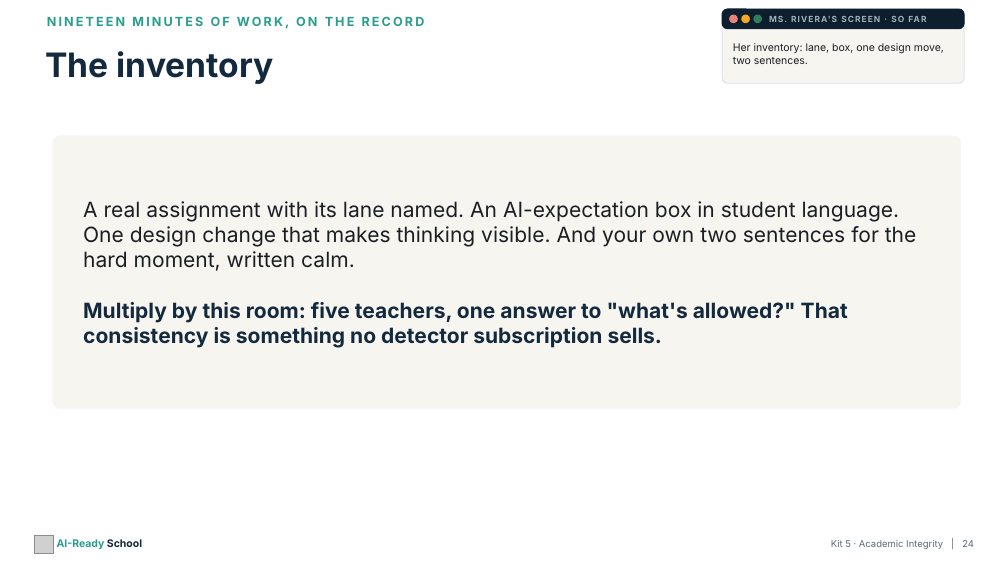
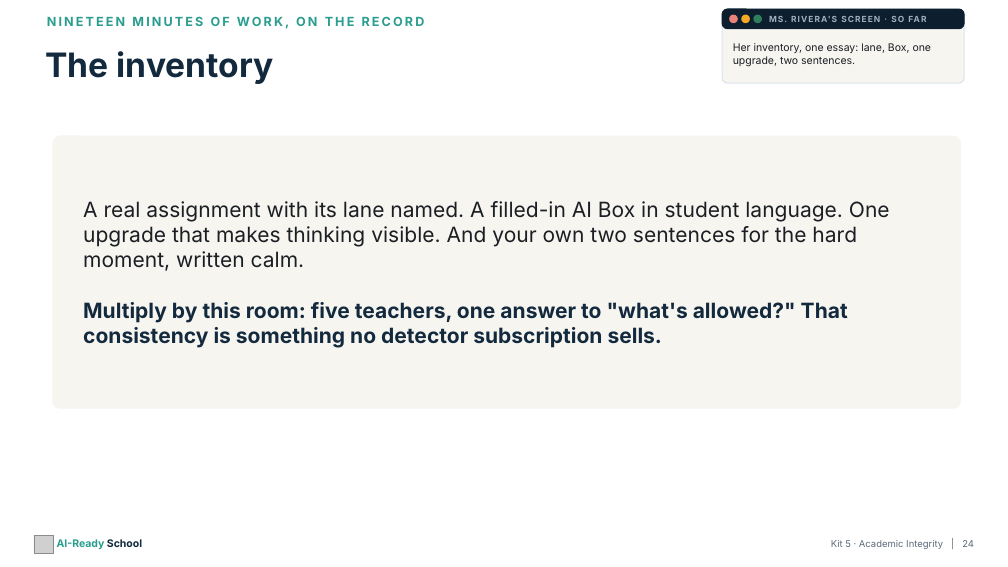
Before and after one commit to aspinozzi1/Ai-School-Ready, a slide deck: slide 24 of kits/kit05/Kit05_PresentationDeck.pptx. Drawn at 1008x567 pixels with LibreOffice and Linux fonts; fonts in the diff are those of the drawing; grey boxes stand for pictures. Boxes give left, top, right and bottom in pixels: in the first picture for what was removed or moved away, otherwise in the second. Text is boxed around its words. In the diff, an @@ line names an element or a change of style, - is before the commit and + after.

```diff
--- a/kits/kit05/Kit05_PresentationDeck.pptx
+++ b/kits/kit05/Kit05_PresentationDeck.pptx
@@ text at (x1=733, y1=43, x2=932, y2=67): text changed @@
-Her inventory: lane, box, one design move, two sentences.
+Her inventory, one essay: lane, Box, one upgrade, two sentences.
@@ text at (x1=83, y1=201, x2=890, y2=348): text changed @@
-A real assignment with its lane named. An AI-expectation box in student language. One design change that makes thinking visible. And your own two sentences for the hard moment, written calm.
-Multiply by this room: five teachers, one answer to "what's allowed?" That consistency is something no detector subscription sells.
+A real assignment with its lane named. A filled-in AI Box in student language. One upgrade that makes thinking visible. And your own two sentences for the hard moment, written calm.
+Multiply by this room: five teachers, one answer to "what's allowed?" That consistency is something no detector subscription sells.
```
Also in this commit, not shown: 14 other slides changed, 19 other files.
